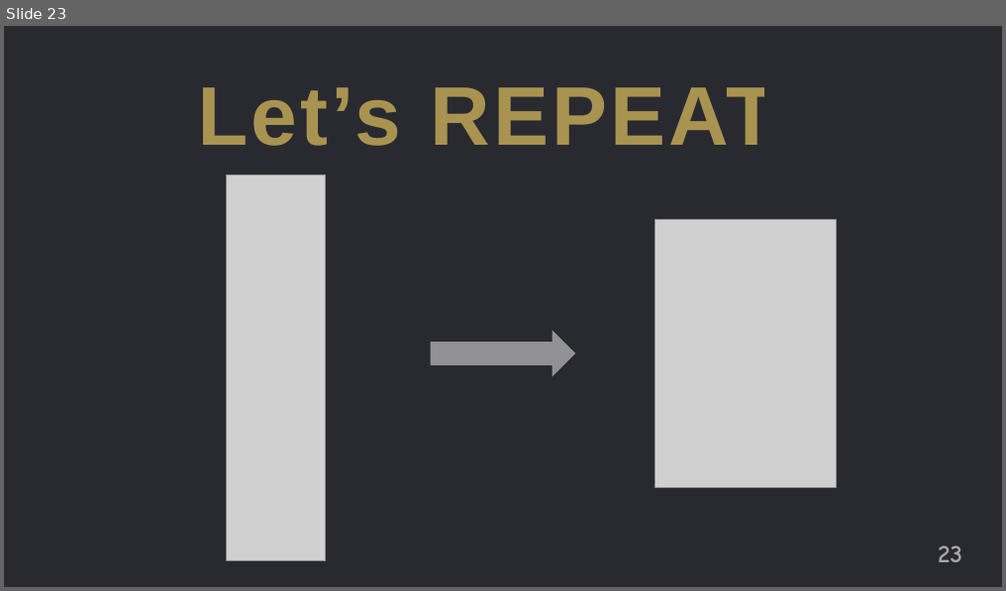
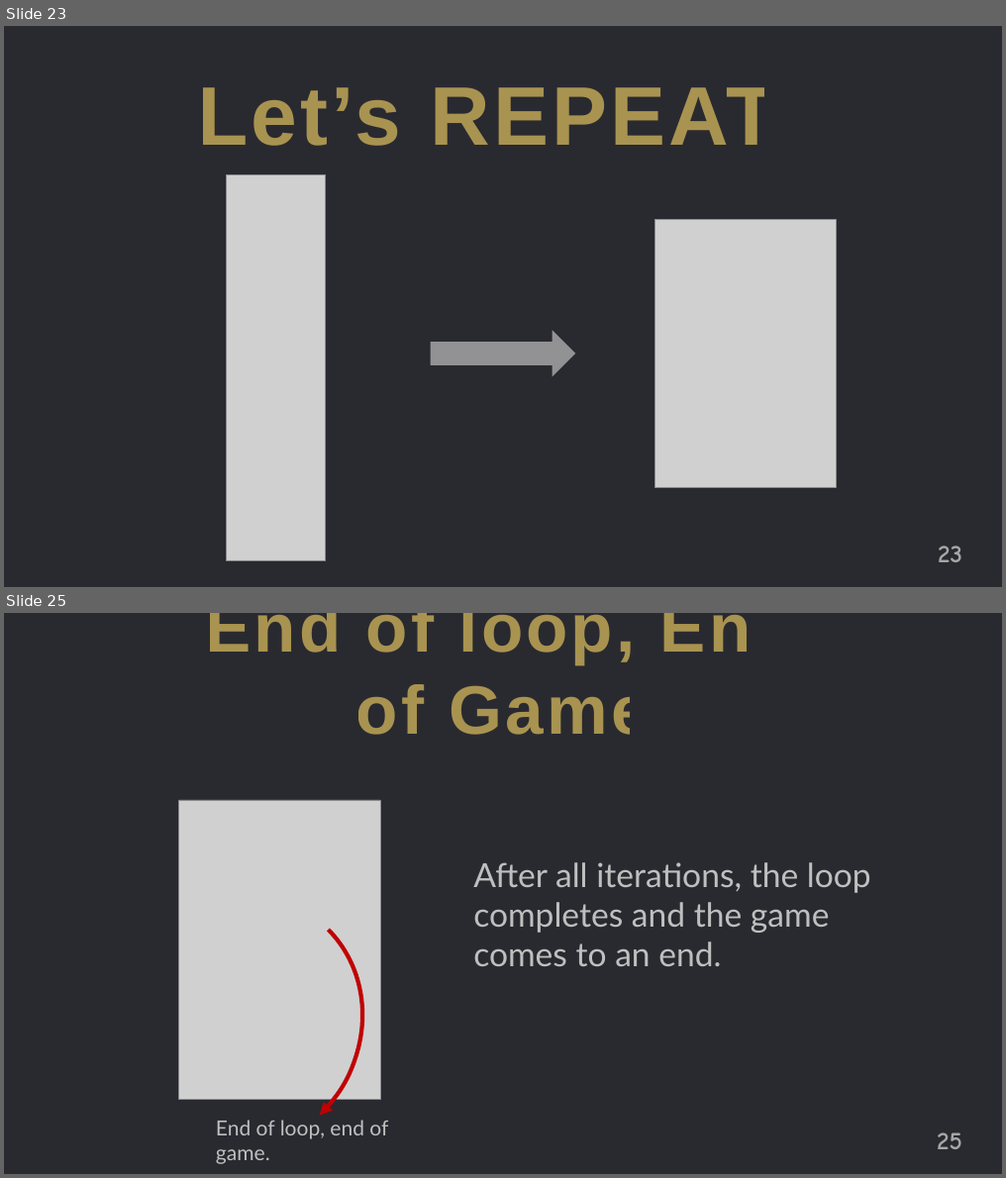
Before and after one commit to jguo108/My-Programming-Courses, a slide deck: Scratch for Newbies/Level1/Lesson 4 - Ghost Buster/Notes/Notes.pptx. Shown one above the other, each under a label of ours: slide 23 before the commit, slides 23 and 25 after it; the slides between them are not shown. The pictures are 1006x591 and 1006x1178 pixels, drawn with LibreOffice and Linux fonts; fonts in the diff are those of the drawing; grey boxes stand for pictures. Boxes give left, top, right and bottom in pixels: in the first picture for what was removed or moved away, otherwise in the second. Text is boxed around its words. In the diff, an @@ line names an element or a change of style, - is before the commit and + after.

```diff
--- a/Scratch for Newbies/Level1/Lesson 4 - Ghost Buster/Notes/Notes.pptx
+++ b/Scratch for Newbies/Level1/Lesson 4 - Ghost Buster/Notes/Notes.pptx
@@ slide 25 added at <box>4,613,1002,1174</box>, background #FFFFFF @@
@@ rectangle added at <box>4,613,1002,1174</box>, fill #23242A at 97% opacity @@
@@ text added at <box>206,613,796,735</box>, 66 pt, text #FFD966 at 60% opacity, bold @@
+End of loop, End of Game
@@ picture added at <box>179,800,380,1100</box> @@
@@ arc (boxed as its full ellipse) added at <box>46,840,417,1174</box>, outline #C00000 4 pt @@
@@ text added at <box>473,862,871,966</box>, 32 pt, text #BFBFBF @@
+After all iterations, the loop completes and the game comes to an end.
@@ text added at <box>216,1120,388,1164</box>, 20 pt, text #BFBFBF @@
+End of loop, end of game.
@@ page number added at <box>937,1133,962,1150</box>, 24 pt, text #A6A6A6, bold @@
+25
```
Also in this commit, not shown: 8 other slides added, 18 other files.
